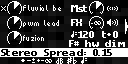
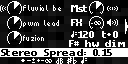
Before/after of a 128x64 layered artwork. What changed in the layer stack:
hid "OFF copy" over [0, 5, 7, 12]
